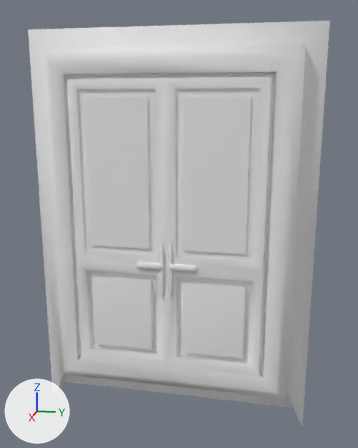
The OBJ model Assets/3D/Door/Door_LP.obj: old version first, new version second.
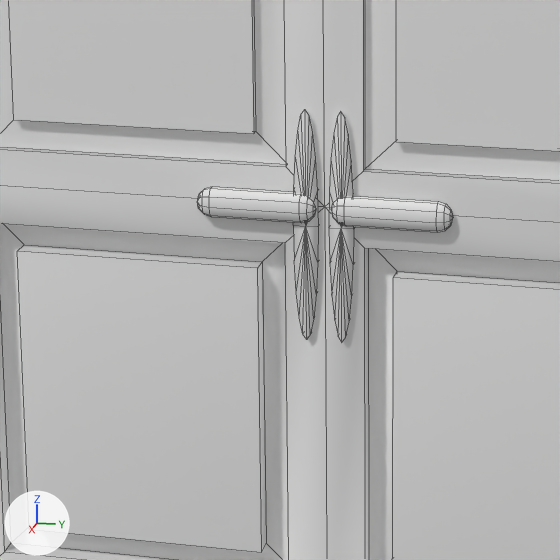
Each version is shown whole from a 50 mm camera at (872.0, 183.0, 476.0) aimed at (15.0, 12.0, 262.0), then close up on the part from 25% to 62% of the width and 48% to 78% of the height. Every picture has the same lights, and +X, +Y and +Z are marked at lower left. The close-ups show mesh edges as thin lines. Where no turn or scale is listed for an object, it has been applied to the vertices.

The first close-up shows 'Door_LP'.
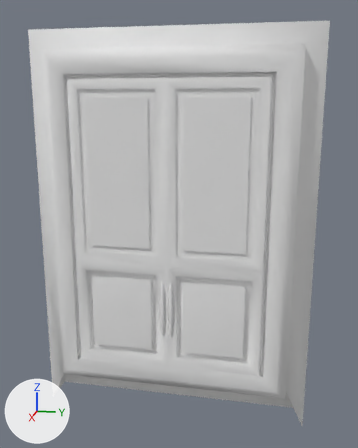
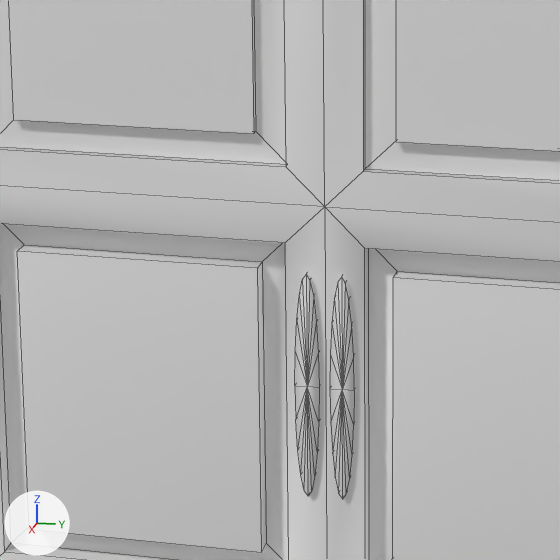
Scene script edits in JSON lines:
```json
{"block": "me_door_lp", "where": "me_door_lp.from_pydata(...)  # 331 vertices, 376 faces; spans x -30.0..74.0, y -250.0..250.0, z -115.0..597.0"}
{"block": "me_door_lp", "where": "# used by ob_door_lp; location = (0.0, 0.0, 0.0)"}
{"block": "me_door_lp", "change": "me_door_lp part 1: the loose piece of 42 vertices spanning x 64.0..71.0, y -13.0..-2.0, z 139.0..241.0 is moved by (0.0, 0.0, -72.0)"}
{"block": "me_door_lp", "change": "me_door_lp part 2: the loose piece of 42 vertices spanning x 64.0..71.0, y 2.0..13.0, z 139.0..241.0 is moved by (0.0, 0.0, -72.0)"}
{"block": "me_door_lp", "change": "me_door_lp part 3: the loose piece of 56 vertices spanning x 67.0..74.0, y 3.0..55.0, z 191.0..204.0 is deleted"}
{"block": "me_door_lp", "change": "me_door_lp part 4: the loose piece of 56 vertices spanning x 67.0..74.0, y -55.0..-3.0, z 191.0..204.0 is deleted"}
```

What differs and where, as boxes (x1, y1, x2, y2) in the close-ups (560 x 560 px; the box of a moved part takes in the faces that stretch with it):
```json
{"part": 1, "of": "me_door_lp", "change": "moved or reshaped", "before": [293, 108, 319, 339], "after": [295, 273, 320, 496]}
{"part": 2, "of": "me_door_lp", "change": "moved or reshaped", "before": [329, 110, 355, 342], "after": [330, 275, 355, 499]}
{"part": 3, "of": "me_door_lp", "change": "deleted", "before": [331, 196, 453, 232]}
{"part": 4, "of": "me_door_lp", "change": "deleted", "before": [197, 187, 315, 223]}
```
